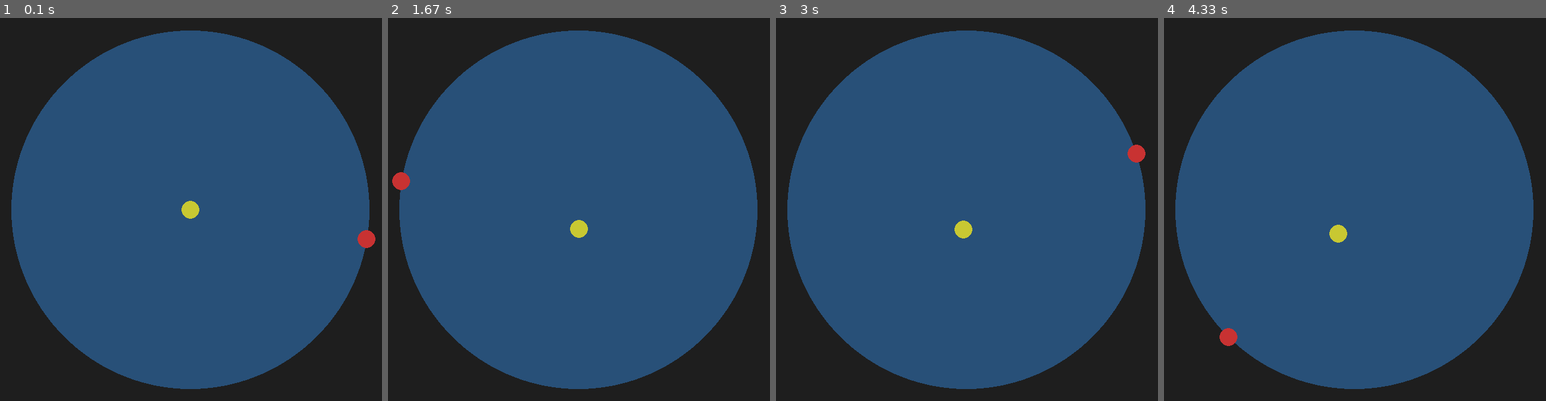
Above: before the commit, frames 1-4 (left to right).
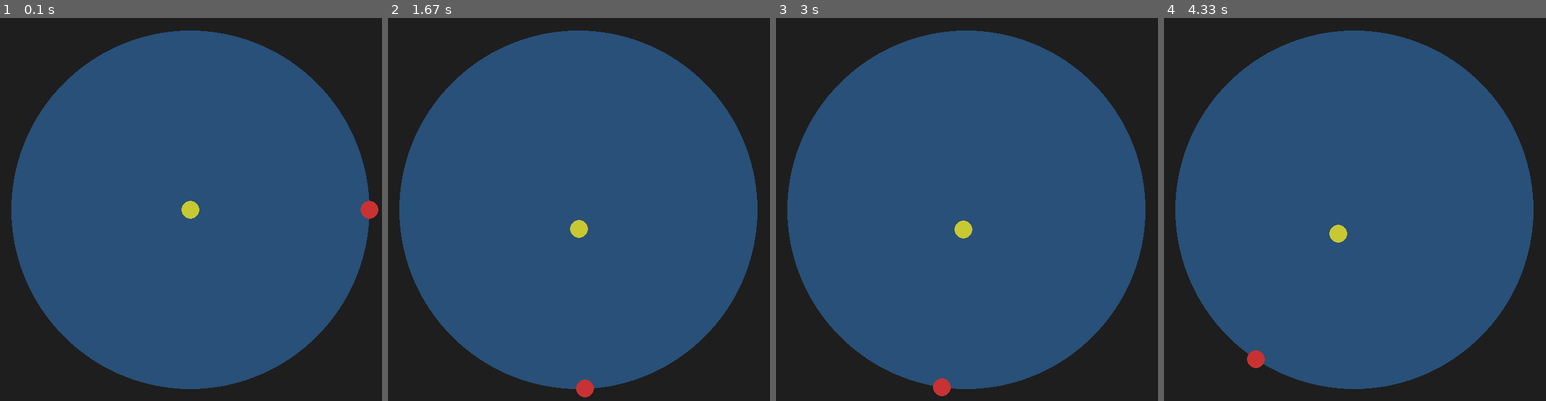
Above: after the commit, the same moments.

Repository: PepaAp/goblin-pygame
Game: pygame game, started from game/main.py
Same seed, same stepped clock (60 frames per second), same inputs: the game is played once before the commit and once after it.
Inputs (mouse positions are in pixels of both pictures, inside the frame that each line leads up to):
- Up to frame 1 (0.1 s): no input
- Up to frame 2 (1.67 s): click (559, 232) at 0.88 s; click (579, 240) at 1.22 s; click (624, 316) at 1.55 s
- Up to frame 3 (3 s): click (1142, 378) at 1.88 s; click (852, 117) at 2.22 s; click (967, 266) at 2.55 s; click (898, 109) at 2.88 s
- Up to frame 4 (4.33 s): click (1519, 335) at 3.22 s; click (1198, 255) at 3.55 s; click (1213, 117) at 3.88 s; click (1240, 293) at 4.22 s

The runs differ from the first frame. In frame 1, 0.3% of the frame differs, in the area x 93-100%, y 47-61%; in frame 2, 0.3%; in frame 3, 0.3%; in frame 4, 0.3%.

Commit message:
collisions

Diff:
--- a/game/core/constants.py
+++ b/game/core/constants.py
@@ -11,6 +11,6 @@
 PLAYER_RADIUS = 15
 PLAYER_COLOR = (200, 200, 50)
 
-GOBLIN_SPEED = 2
+GOBLIN_SPEED = 2.5
 GOBLIN_RADIUS = 15
 GOBLIN_COLOR = (200, 50, 50)
--- a/game/entities/entity.py
+++ b/game/entities/entity.py
@@ -8,3 +8,7 @@
 
     def draw(self, screen):
         pygame.draw.circle(screen, self.color, self.pos, self.radius)
+
+    def collides_with(self, other):
+        distance = self.pos.distance_to(other.pos)
+        return distance < (self.radius + other.radius - 7)
--- a/game/entities/goblin.py
+++ b/game/entities/goblin.py
@@ -4,19 +4,39 @@
 
 class Goblin(Entity):
     def __init__(self, world):
-        start_angle = 0
+        self.speed = GOBLIN_SPEED
+        self.world = world
+        self.angle = 0.0
+
         pos = world.center + pygame.Vector2(world.radius, 0)
         super().__init__(pos=pos, radius=GOBLIN_RADIUS, color=GOBLIN_COLOR)
-        self.speed = GOBLIN_SPEED
-        self.world = world
-        self.angle = start_angle
 
-    def update(self, dt):
-        self.angle += self.speed * dt
+    def update(self, dt, player_pos):
+        goblin_angle = self.angle
+        target_angle = self.world.angle_to_point(player_pos)
 
-        self.angle %= (2*math.pi)
+        diff = target_angle - goblin_angle
 
-        self.pos = self.world.center + pygame.Vector2 (
+        if diff > math.pi:
+            diff -= 2*math.pi
+        elif diff < -math.pi:
+            diff += 2*math.pi
+
+        max_turn = self.speed * dt
+
+        if diff > max_turn:
+            diff = max_turn
+        elif diff < -max_turn:
+            diff = -max_turn
+
+        self.angle += diff
+
+        self.pos = self.world.center + pygame.Vector2(
             self.world.radius * math.cos(self.angle),
             self.world.radius * math.sin(self.angle)
         )
+
+        if self.angle > math.pi:
+            self.angle -= 2 * math.pi
+        elif self.angle < -math.pi:
+            self.angle += 2 * math.pi
--- a/game/states/play.py
+++ b/game/states/play.py
@@ -11,7 +11,10 @@
 
     def update(self, dt):
         self.player.handle_input(dt)
-        self.goblin.update(dt)
+        self.goblin.update(dt, self.player.pos)
+
+        if self.player.collides_with(self.goblin):
+            exit()
 
     def draw(self):
         self.world.draw(self.screen)
--- a/game/world/world.py
+++ b/game/world/world.py
@@ -1,4 +1,4 @@
-import pygame
+import pygame, math
 from core.constants import WIDTH,HEIGHT,WATER_COLOR
 
 class World:
@@ -22,3 +22,7 @@
             direction.scale_to_length(self.radius - buffer)
             return self.center + direction
         return pos
+
+    def angle_to_point(self, pos):
+        direction = pos-self.center
+        return math.atan2(direction.y, direction.x)
